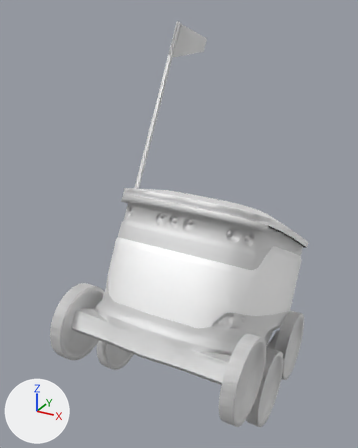
One commit to the glTF model public/e-model.gltf: the scene before it, then after it.
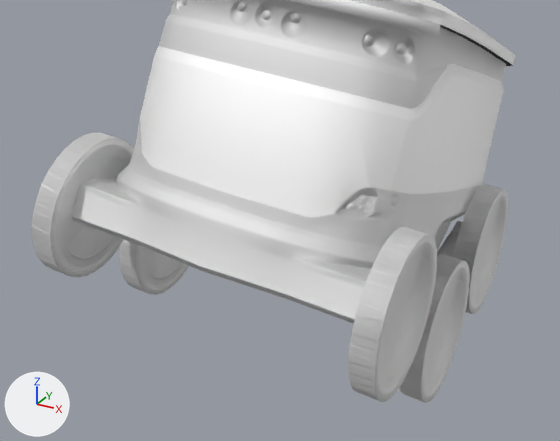
Old and new are each drawn whole from a camera (50 mm lens) standing at (7.36, -14.63, 14.24) and looking at (-1.06, 0.67, 6.59) and again close up on the part from 9% to 93% of the width and 47% to 100% of the height. Lighting does not change. The marker at lower left points along +X, +Y and +Z. The older version's two pictures come first. Both versions are drawn at frame 16 of the action 'rocker'; the numbers are the values there.

The scene before the commit, as lines of its bpy script (objects in view):
```python
me_cube_003 = bpy.data.meshes.new('Cube.003')
me_cube_003.from_pydata(...)  # 56 vertices, 80 faces; spans x -304.0..301.0, y -39.0..42.0, z -184.0..184.0
me_cube_003.materials.append(mat_body)  # its picture is missing
me_cube_011 = bpy.data.meshes.new('Cube.011')
me_cube_011.from_pydata(...)  # a 32-sided cylinder along x spanning x -22.0..22.0, y -139.0..139.0, z -139.0..139.0
me_cube_011.materials.append(mat_wheel)  # its picture is missing
me_cube_012 = bpy.data.meshes.new('Cube.012')
me_cube_012.from_pydata(...)  # a 32-sided cylinder along x spanning x -22.0..22.0, y -139.0..139.0, z -139.0..139.0
me_cube_012.materials.append(mat_wheel)  # its picture is missing
ob_rocker_bogie = bpy.data.objects.new('rocker-bogie', me_cube_003)
ob_rocker_bogie.parent = ob_robot
ob_rocker_bogie.location = (0.00751, 141.6, -89.08)
ob_rocker_bogie.rotation_euler = (0.524, 0.0, 0.0)  # degrees (30, 0, 0)
ob_wheel_back_right = bpy.data.objects.new('wheel back right', me_cube_012)
ob_wheel_back_right.parent = ob_rocker_bogie
ob_wheel_back_right.location = (322.2, -1.926, -143.1)
ob_wheel_back_right.rotation_euler = (0.524, 0.0, 3.142)  # degrees (30, 0, 180)
ob_wheel_middle_right = bpy.data.objects.new('wheel middle right', me_cube_011)
ob_wheel_middle_right.parent = ob_rocker_bogie
ob_wheel_middle_right.location = (322.2, -1.926, 139.3)
ob_wheel_middle_right.rotation_euler = (0.0, 0.0, 3.142)  # degrees (0, 0, 180)
# also in view: 'robot' at (0.0, 1.02, 4.43); 'body left' at (2.77, 1.49, 4.43); 'lid' at (0.0, 2.39, 6.29); 'body front' at (0.0, -2.12, 5.96); 'wheel middle left' at (-3.22, -0.5, 1.4)
```
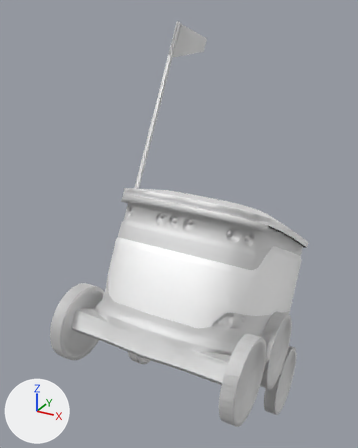
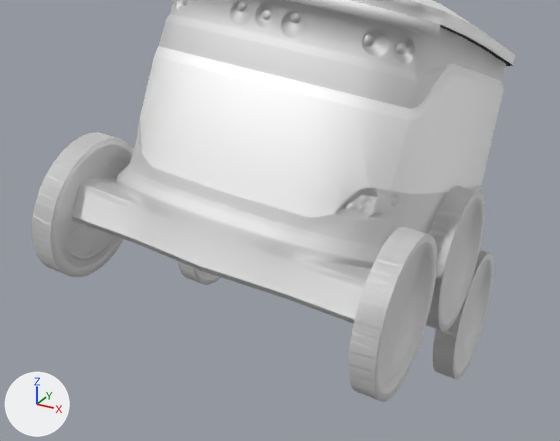
Location of each change, (x1, y1, x2, y2) in pixels of the close-ups (560 x 441 px):
'wheel middle right', turned: before (399, 254, 470, 403); after (426, 185, 485, 332)
'wheel back right', turned: before (453, 184, 508, 314); after (433, 250, 494, 380)
'wheel middle left', turned (not visible afterwards): before (119, 239, 189, 295)
'wheel back left', turned (not visible before): after (177, 261, 221, 285)
'rocker-bogie', turned (not visible afterwards): before (437, 221, 462, 257)

The change, as a list of edits to the scene's bpy script:
```text
Change ob_rocker_bogie:
    ob_rocker_bogie.rotation_euler: (0.524, 0.0, 0.0) -> (-0.524, 0.0, 0.0)  # degrees (30, 0, 0) -> degrees (-30, 0, 0)
Change ob_wheel_back_right:
    ob_wheel_back_right.rotation_euler: (0.524, 0.0, 3.142) -> (0.0, 0.0, 3.142)  # degrees (30, 0, 180) -> degrees (0, 0, 180)
```
